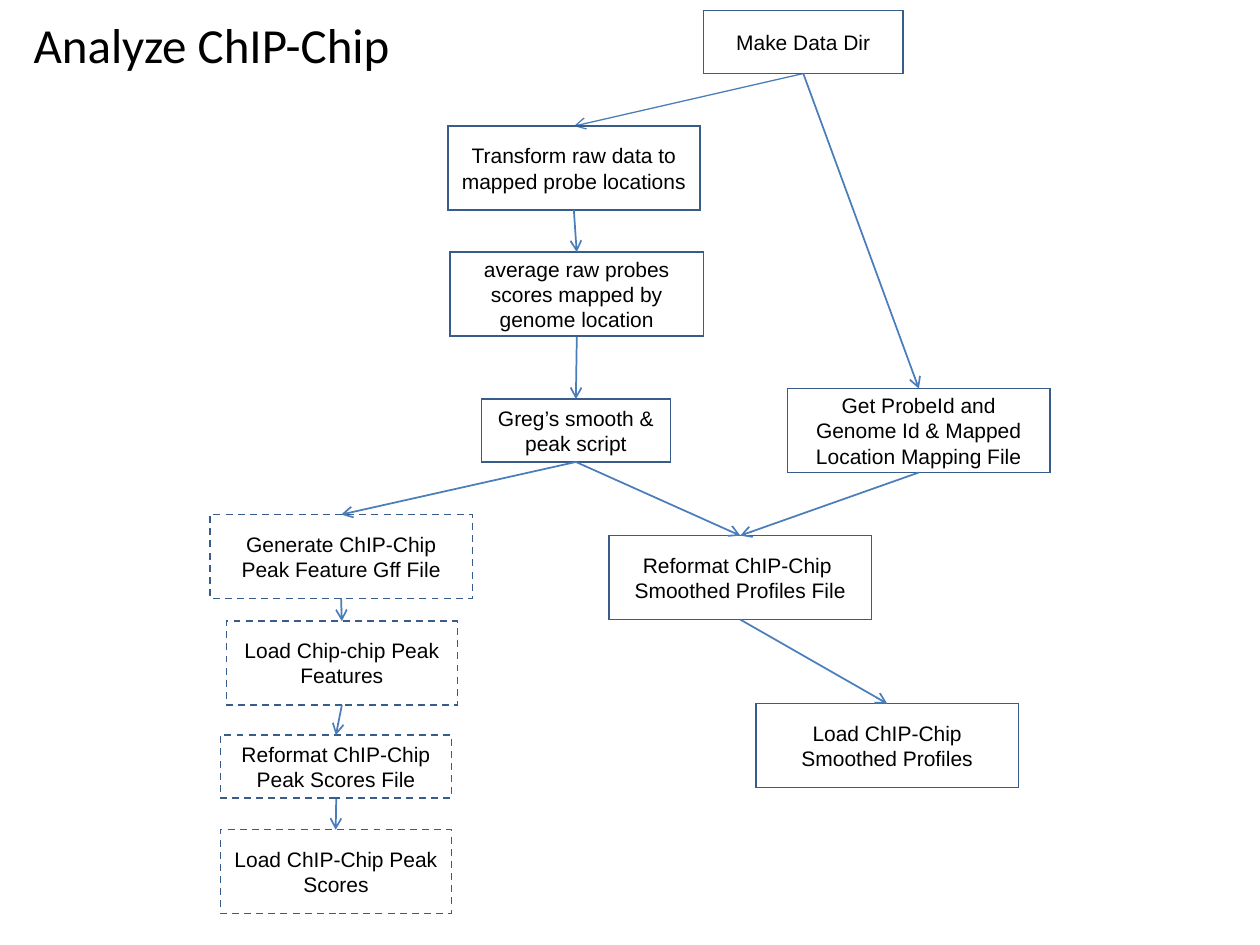
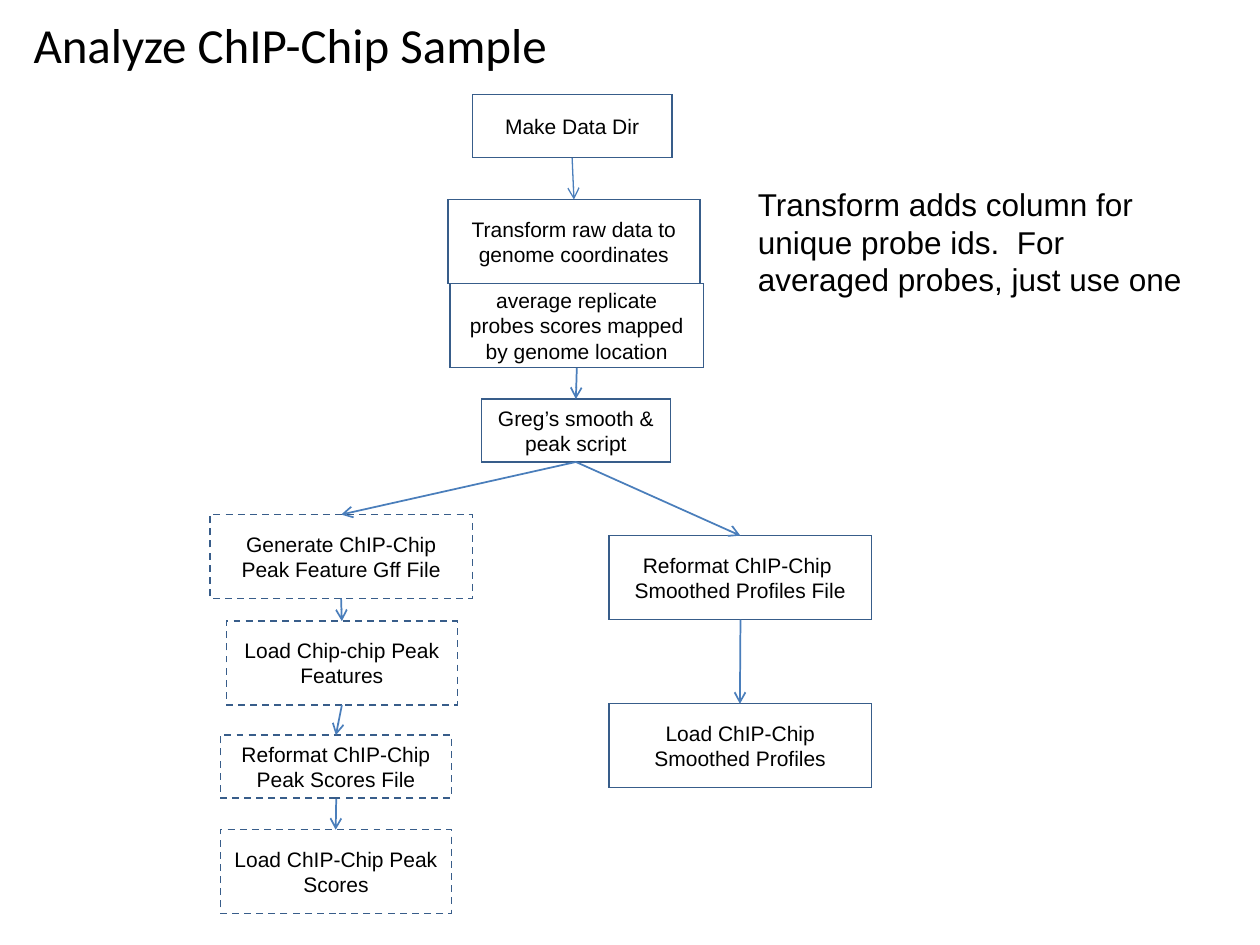
Before and after one commit to VEuPathDB/ApiCommonWorkflow, a slide deck: slide 47 of Main/doc/IntegratedWorkflow.ppt. Drawn at 1260x945 pixels with LibreOffice and Linux fonts; fonts in the diff are those of the drawing. Boxes give left, top, right and bottom in pixels: in the first picture for what was removed or moved away, otherwise in the second. Text is boxed around its words. In the diff, an @@ line names an element or a change of style, - is before the commit and + after.

```diff
--- a/Main/doc/IntegratedWorkflow.ppt
+++ b/Main/doc/IntegratedWorkflow.ppt
@@ title at bbox=[34, 29, 546, 71]: text changed @@
-Analyze ChIP-Chip
+Analyze ChIP-Chip Sample
@@ arrow removed from (804, 73) to (575, 126) @@
@@ arrow removed from (804, 73) to (919, 388) @@
@@ rectangle "Make Data Dir": place and size @@
-rectangle "Make Data Dir" at bbox=[703, 10, 902, 73]
+rectangle "Make Data Dir" at bbox=[472, 94, 672, 158]
@@ arrow moved from (573, 210) - (577, 252) to (572, 158) - (575, 199) @@
@@ arrow (572, 158) - (575, 199): stroke #4A7EBB 0.99 pt to #4A7EBB 0.74 pt @@
@@ rectangle "Transform raw data to genome ...": place and size @@
-rectangle "Transform raw data to genome ..." at bbox=[449, 126, 701, 210]
+rectangle "Transform raw data to genome ..." at bbox=[449, 199, 701, 284]
@@ text added at bbox=[758, 193, 1182, 297], 18 pt, text #000000 @@
+Transform adds column for unique probe ids. For averaged probes, just use one
@@ text in rectangle at bbox=[472, 221, 676, 267]: text changed @@
-Transform raw data to mapped probe locations
+Transform raw data to genome coordinates
@@ rectangle "average replicate probes scores mapped ...": place and size @@
-rectangle "average replicate probes scores mapped ..." at bbox=[450, 252, 703, 336]
+rectangle "average replicate probes scores mapped ..." at bbox=[450, 284, 703, 368]
@@ text in rectangle at bbox=[470, 292, 683, 363]: text changed @@
-average raw probes scores mapped by genome location
+average replicate probes scores mapped by genome location
@@ arrow moved from (577, 336) - (576, 399) to (577, 368) - (576, 399) @@
@@ rectangle removed at bbox=[788, 388, 1050, 472] @@
-Get ProbeId and Genome Id & Mapped Location Mapping File
@@ arrow removed from (919, 472) to (740, 536) @@
@@ arrow moved from (740, 620) - (887, 703) to (741, 620) - (740, 704) @@
@@ rectangle "Load ChIP-Chip Smoothed Profiles": place and size @@
-rectangle "Load ChIP-Chip Smoothed Profiles" at bbox=[756, 703, 1018, 788]
+rectangle "Load ChIP-Chip Smoothed Profiles" at bbox=[609, 703, 871, 788]
```
Also in this commit, not shown: 6 other slides changed.
